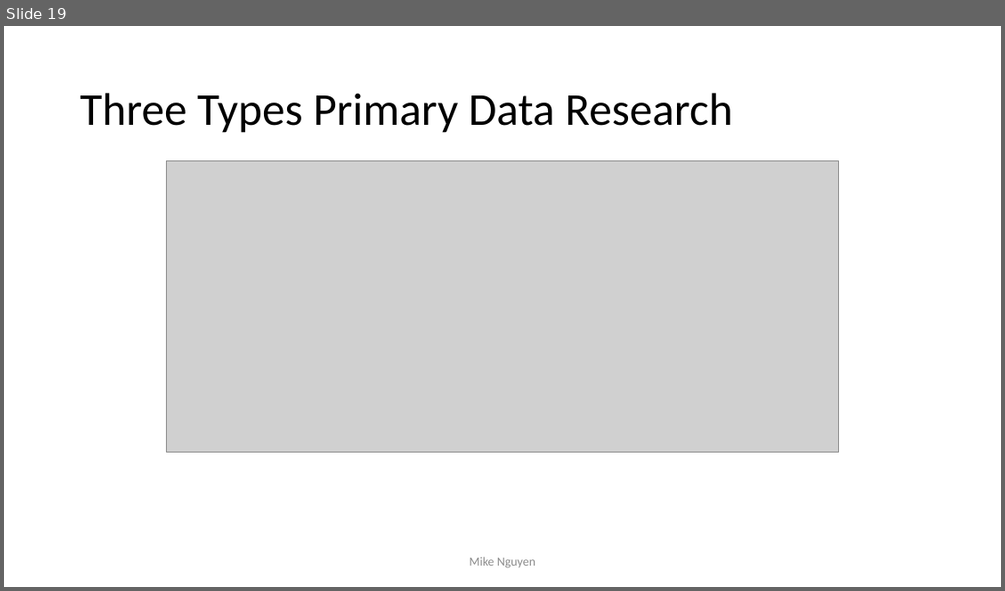
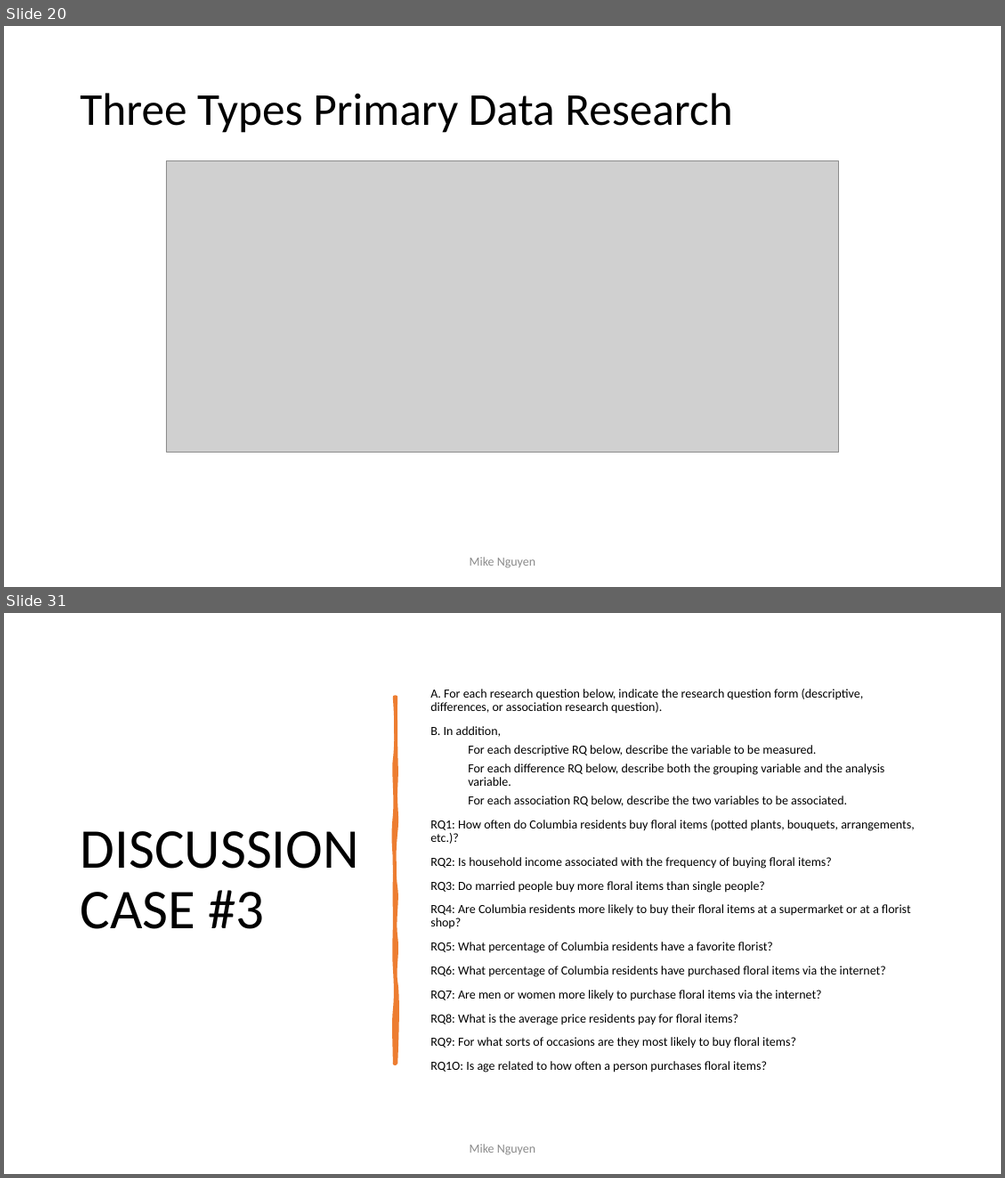
Before and after one commit to mikenguyen13/mar4050, a slide deck: lectures/4/1_External Secondary Data_Causal Research.pptx. Shown one above the other, each under a label of ours: slide 19 before the commit, slides 20 and 31 after it; the slides between them are not shown. The pictures are 1005x591 and 1005x1178 pixels, drawn with LibreOffice and Linux fonts; fonts in the diff are those of the drawing; grey boxes stand for pictures. Boxes give left, top, right and bottom in pixels: in the first picture for what was removed or moved away, otherwise in the second. Text is boxed around its words. In the diff, an @@ line names an element or a change of style, - is before the commit and + after.

```diff
--- a/lectures/4/1_External Secondary Data_Causal Research.pptx
+++ b/lectures/4/1_External Secondary Data_Causal Research.pptx
@@ slide 31 added at (x1=4, y1=613, x2=1001, y2=1174), background #FFFFFF @@
@@ text added at (x1=430, y1=689, x2=914, y2=1072), 12 pt, text #000000 @@
+A. For each research question below, indicate the research question form (descriptive, differences, or association research question).
+B. In addition,
+  For each descriptive RQ below, describe the variable to be measured.
+  For each difference RQ below, describe both the grouping variable and the analysis variable.
+  For each association RQ below, describe the two variables to be associated.
+RQ1: How often do Columbia residents buy floral items (potted plants, bouquets, arrangements, etc.)?
+RQ2: Is household income associated with the frequency of buying floral items?
+RQ3: Do married people buy more floral items than single people?
+RQ4: Are Columbia residents more likely to buy their floral items at a supermarket or at a florist shop?
+RQ5: What percentage of Columbia residents have a favorite florist?
+RQ6: What percentage of Columbia residents have purchased floral items via the internet?
+RQ7: Are men or women more likely to purchase floral items via the internet?
+RQ8: What is the average price residents pay for floral items?
+RQ9: For what sorts of occasions are they most likely to buy floral items?
+RQ1O: Is age related to how often a person purchases floral items?
@@ freeform shape added at (x1=395, y1=697, x2=396, y2=1063), fill #ED7D31, outline #ED7D31 3.25 pt @@
@@ title added at (x1=81, y1=831, x2=359, y2=929), 54 pt, text #000000 @@
+DISCUSSION CASE #3
@@ text added at (x1=469, y1=1143, x2=535, y2=1155), 12 pt, text #8C8C8C @@
+Mike Nguyen
@@ what was slide 19 is now slide 20 @@
```
Also in this commit, not shown: 10 slides changed, 10 other slides added.
